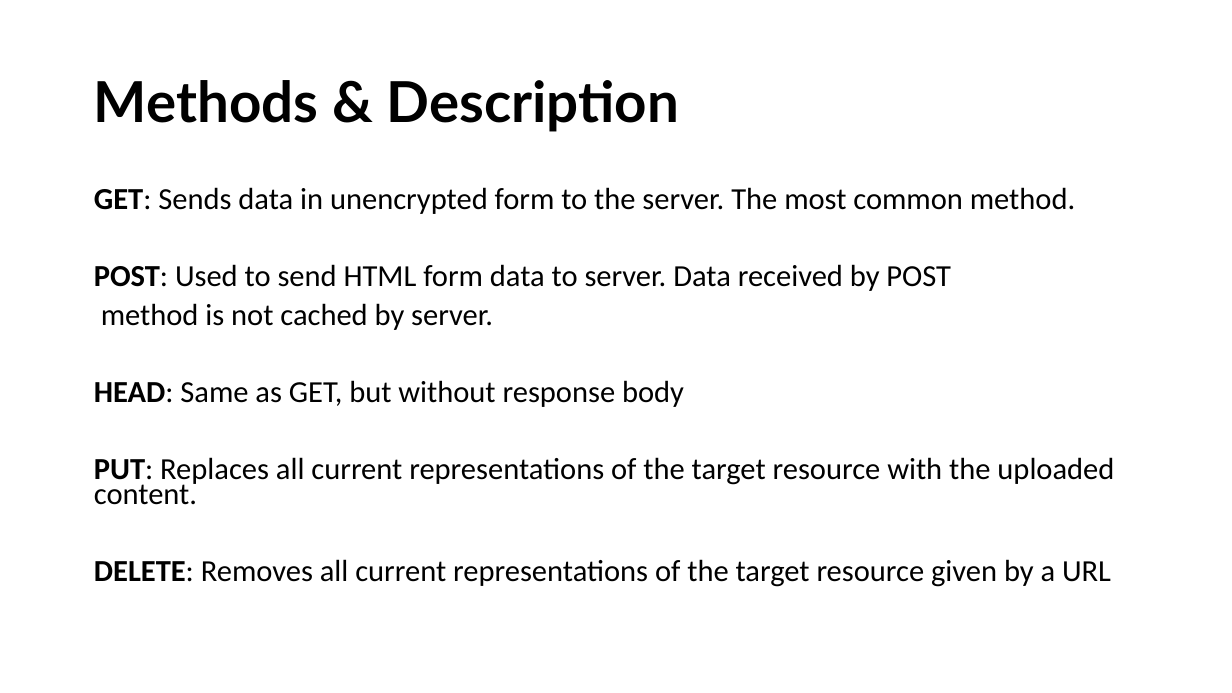
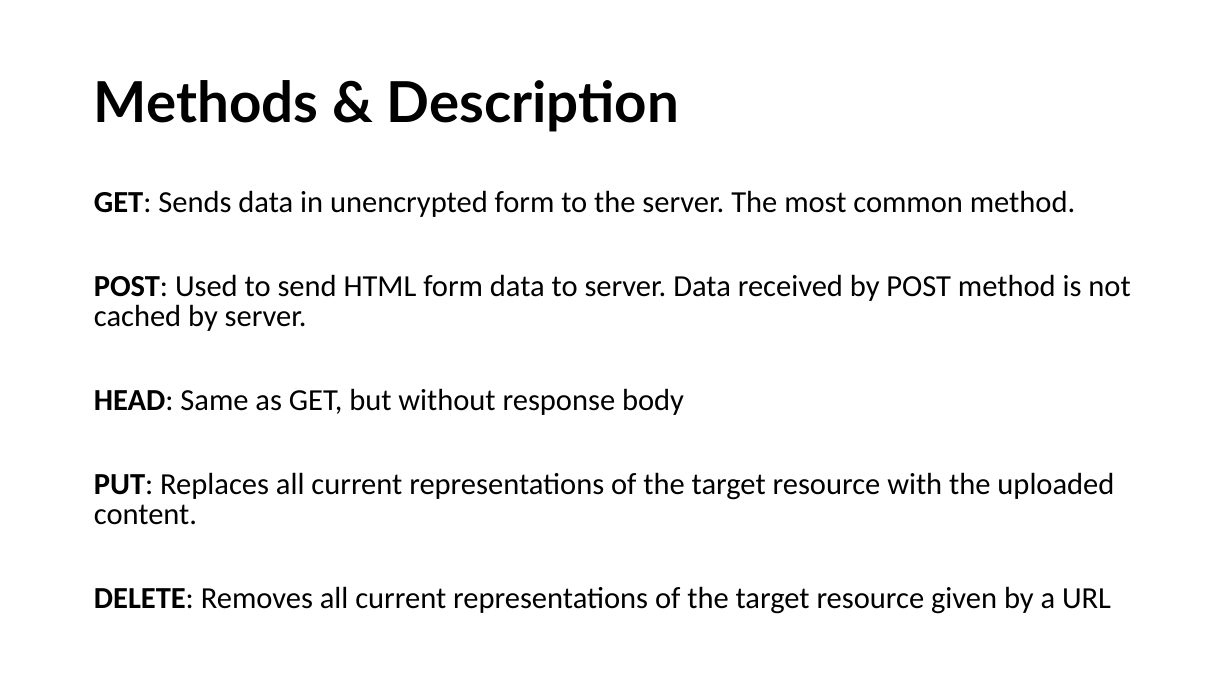
Before and after one commit to TrilokiDA/Flask-Python, a slide deck: slide 5 of Flask.pptx. Drawn at 1232x693 pixels with LibreOffice and Linux fonts; fonts in the diff are those of the drawing. Boxes give left, top, right and bottom in pixels: in the first picture for what was removed or moved away, otherwise in the second. Text is boxed around its words. In the diff, an @@ line names an element or a change of style, - is before the commit and + after.

```diff
--- a/Flask.pptx
+++ b/Flask.pptx
@@ text at (x1=94, y1=190, x2=1114, y2=614): line spacing 0.7 to 0.8 @@
@@ text at (x1=94, y1=274, x2=1130, y2=331): text changed @@
-POST: Used to send HTML form data to server. Data received by POST
-method is not cached by server.
+POST: Used to send HTML form data to server. Data received by POST method is not cached by server.
```
Also in this commit, not shown: 1 other slide changed, 2 slides added, 1 slide removed, 4 other files.
